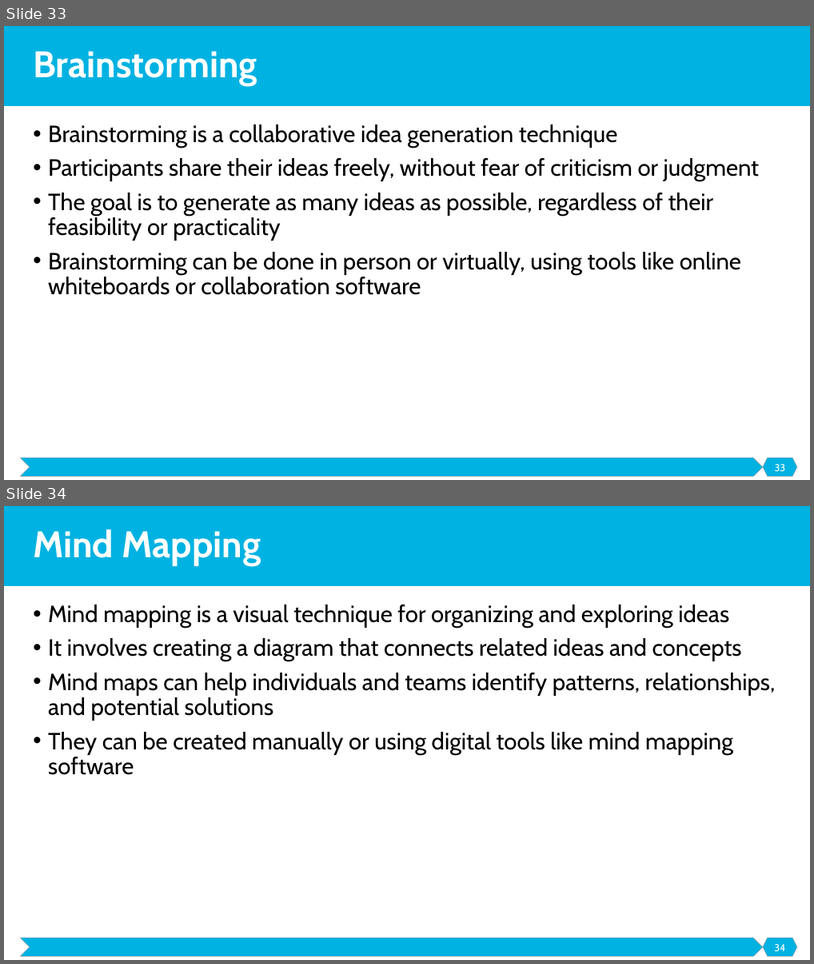
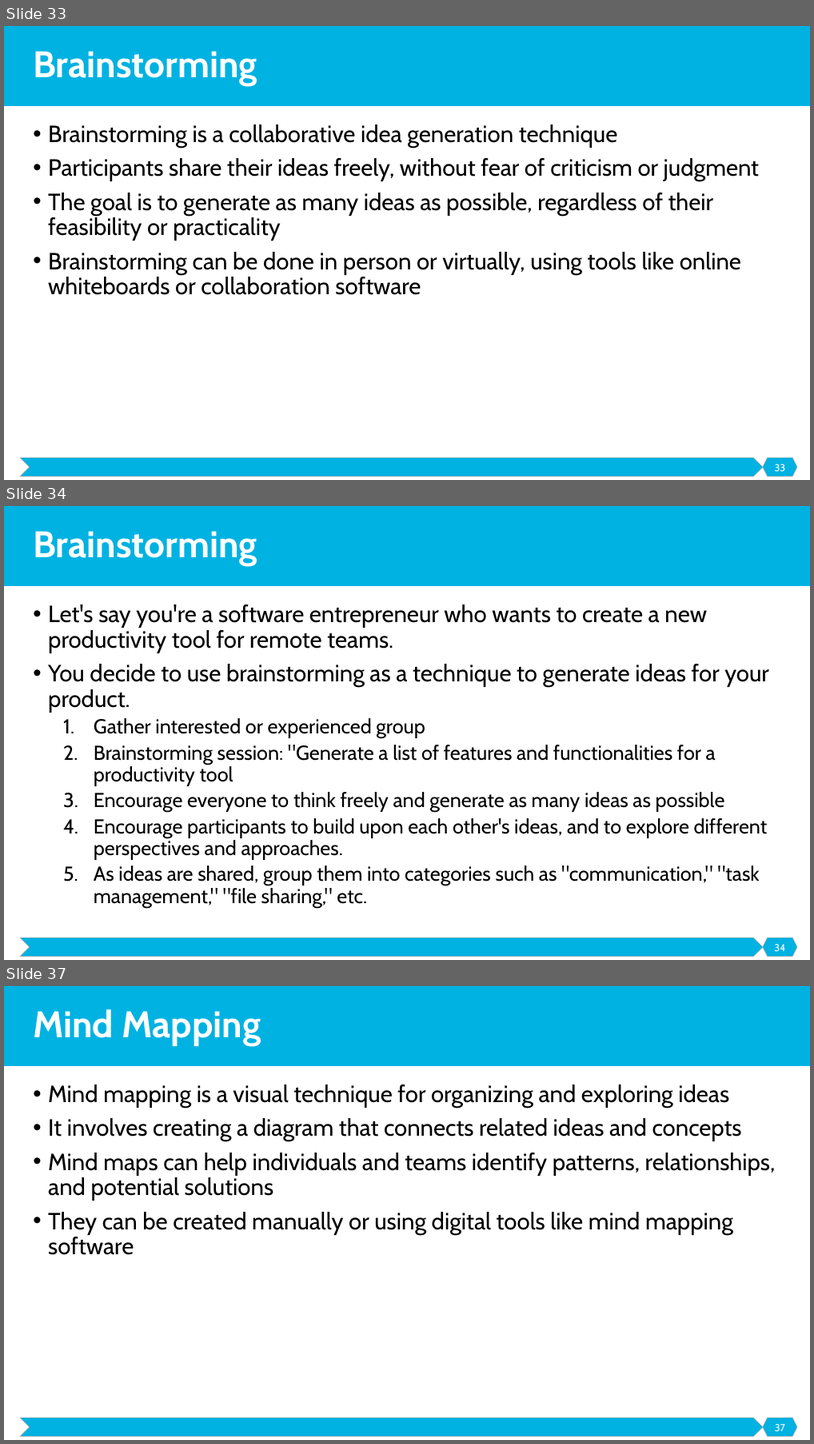
Before and after one commit to malenezi/malenezi, a slide deck: SE495/Lectures/3-Ideation and Design/Ideation and Design.pptx. Shown one above the other, each under a label of ours: slides 33 and 34 before the commit, slides 33, 34 and 37 after it; the slides between them are not shown. The pictures are 814x964 and 814x1444 pixels, drawn with LibreOffice and Linux fonts; fonts in the diff are those of the drawing. Boxes give left, top, right and bottom in pixels: in the first picture for what was removed or moved away, otherwise in the second. Text is boxed around its words. In the diff, an @@ line names an element or a change of style, - is before the commit and + after.

```diff
--- a/SE495/Lectures/3-Ideation and Design/Ideation and Design.pptx
+++ b/SE495/Lectures/3-Ideation and Design/Ideation and Design.pptx
@@ slide 34 added at bbox=[4, 506, 810, 960], background #FFFFFF; not listed: 3 template elements that a slide beside it also shows @@
@@ title added at bbox=[33, 531, 258, 566], 44 pt, text #FFFFFF, bold @@
+Brainstorming
@@ text added at bbox=[48, 604, 769, 908], 24 pt, text #000000 @@
+• Let's say you're a software entrepreneur who wants to create a new productivity tool for remote teams.
+• You decide to use brainstorming as a technique to generate ideas for your product.
+  1. Gather interested or experienced group
+  2. Brainstorming session: "Generate a list of features and functionalities for a productivity tool
+  3. Encourage everyone to think freely and generate as many ideas as possible
+  4. Encourage participants to build upon each other's ideas, and to explore different perspectives and approaches.
+  5. As ideas are shared, group them into categories such as "communication," "task management," "file sharing," etc.
@@ page number added at bbox=[774, 944, 786, 951], 12 pt, text #FFFFFF @@
+34
@@ what was slide 34 is now slide 37 @@
@@ page number at bbox=[775, 1424, 786, 1431]: text changed @@
-34
+37
```
Also in this commit, not shown: 2 slides changed, 9 other slides added, 2 slides removed, 8 other files.
